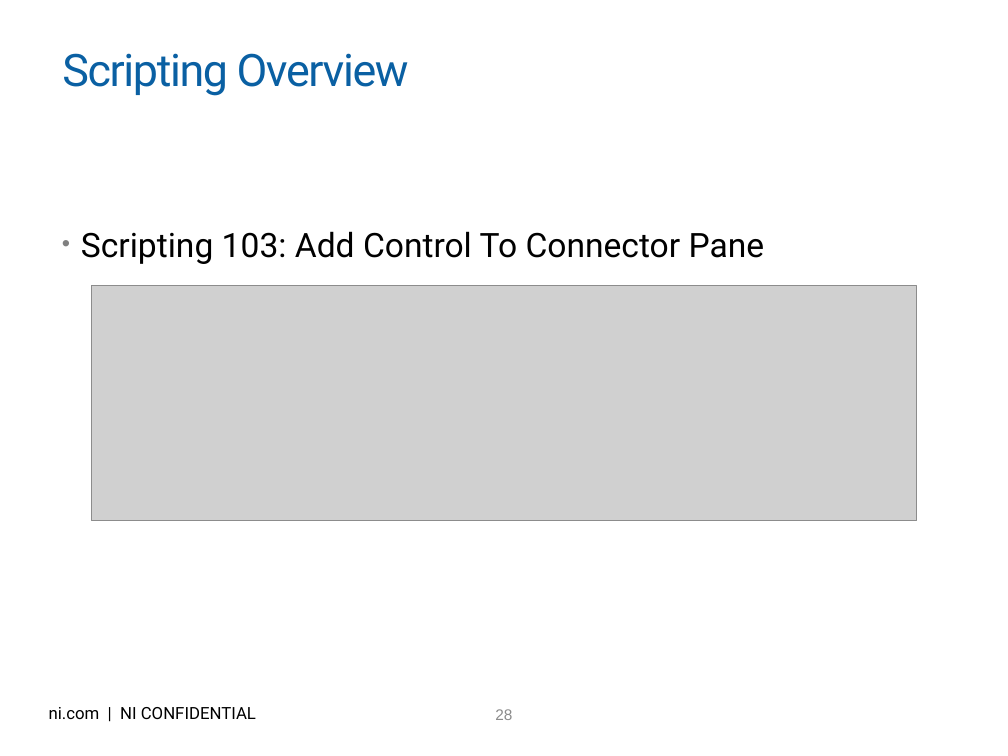
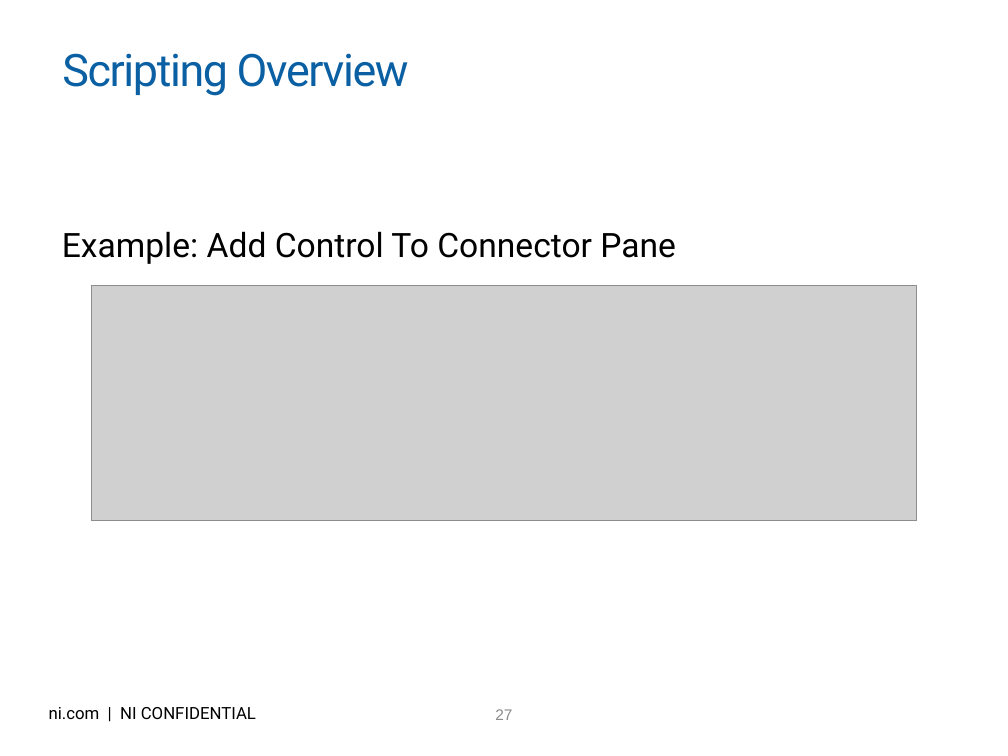
Before and after one commit to njhollenback/Presentations, a slide deck: slide 27 of LV for Advanced Apps - 10 Keys to Success.pptx (slide 28 before the commit). Drawn at 1008x756 pixels with LibreOffice and Linux fonts; fonts in the diff are those of the drawing; grey boxes stand for pictures; background and template pictures are left out. Boxes give left, top, right and bottom in pixels: in the first picture for what was removed or moved away, otherwise in the second. Text is boxed around its words. In the diff, an @@ line names an element or a change of style, - is before the commit and + after.

```diff
--- a/LV for Advanced Apps - 10 Keys to Success.pptx
+++ b/LV for Advanced Apps - 10 Keys to Success.pptx
@@ text at [62, 231, 676, 264]: text changed @@
-• Scripting 103: Add Control To Connector Pane
+Example: Add Control To Connector Pane
@@ page number at [495, 709, 512, 720]: text changed @@
-28
+27
```
Also in this commit, not shown: 7 other slides changed, 4 slides added, 3 slides removed.
